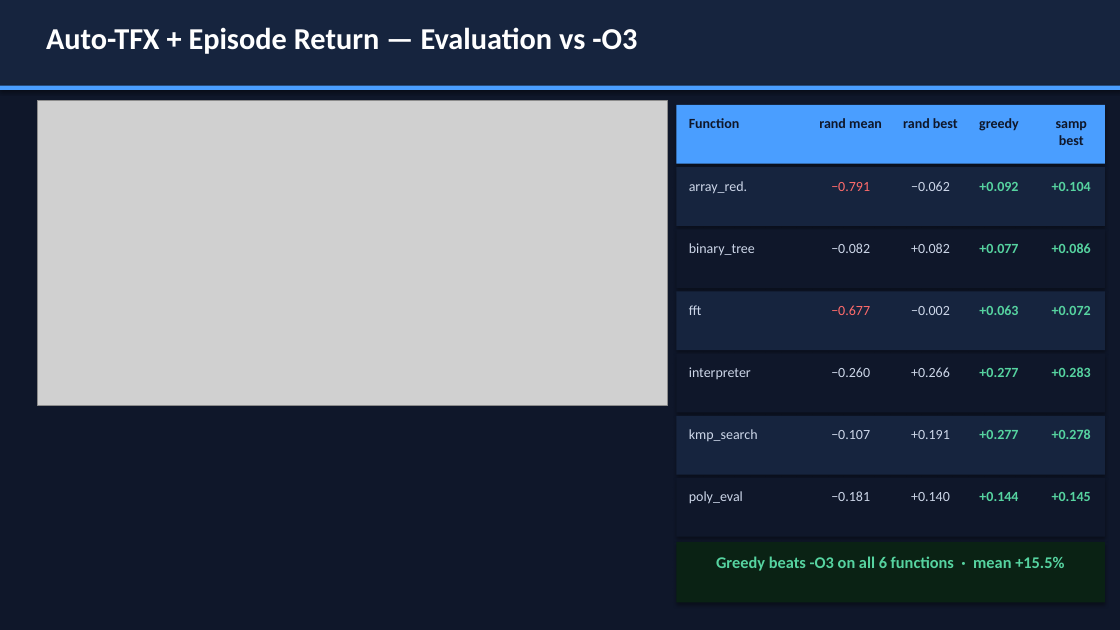
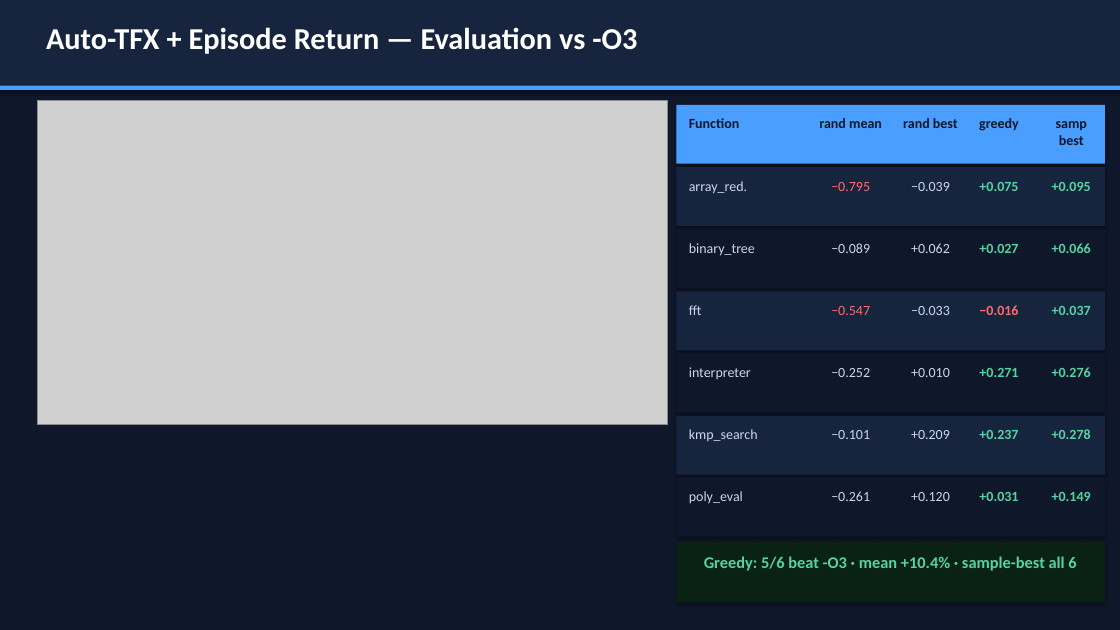
Before and after one commit to eblack-leaf/llvm-lstm, a slide deck: slide 17 of presentation.pptx. Drawn at 1120x630 pixels with LibreOffice and Linux fonts; fonts in the diff are those of the drawing; grey boxes stand for pictures. Boxes give left, top, right and bottom in pixels: in the first picture for what was removed or moved away, otherwise in the second. Text is boxed around its words. In the diff, an @@ line names an element or a change of style, - is before the commit and + after.

```diff
--- a/presentation.pptx
+++ b/presentation.pptx
@@ picture resized from (x1=38, y1=101, x2=668, y2=405) to (x1=38, y1=101, x2=668, y2=424) @@
@@ text at (x1=831, y1=182, x2=870, y2=191): text changed @@
-−0.791
+−0.795
@@ text at (x1=911, y1=182, x2=950, y2=191): text changed @@
-−0.062
+−0.039
@@ text at (x1=979, y1=182, x2=1018, y2=191): text changed @@
-+0.092
++0.075
@@ text at (x1=1052, y1=182, x2=1091, y2=191): text changed @@
-+0.104
++0.095
@@ text at (x1=831, y1=243, x2=870, y2=253): text changed @@
-−0.082
+−0.089
@@ text at (x1=911, y1=243, x2=950, y2=253): text changed @@
-+0.082
++0.062
@@ text at (x1=979, y1=244, x2=1018, y2=253): text changed @@
-+0.077
++0.027
@@ text at (x1=831, y1=306, x2=870, y2=315): text changed @@
-−0.677
+−0.547
@@ text at (x1=911, y1=306, x2=950, y2=315): text changed @@
-−0.002
+−0.033
@@ text at (x1=979, y1=305, x2=1018, y2=315): text changed; text colour #56D3A0 to #FF6B6B @@
-+0.063
+−0.016
@@ text at (x1=1052, y1=306, x2=1091, y2=315): text changed @@
-+0.072
++0.037
@@ text at (x1=831, y1=368, x2=870, y2=377): text changed @@
-−0.260
+−0.252
@@ text at (x1=911, y1=368, x2=950, y2=377): text changed @@
-+0.266
++0.010
@@ text at (x1=979, y1=368, x2=1018, y2=377): text changed @@
-+0.277
++0.271
@@ text at (x1=1052, y1=367, x2=1091, y2=377): text changed @@
-+0.283
++0.276
@@ text at (x1=831, y1=430, x2=870, y2=439): text changed @@
-−0.107
+−0.101
@@ text at (x1=911, y1=430, x2=950, y2=439): text changed @@
-+0.191
++0.209
@@ text at (x1=979, y1=430, x2=1018, y2=439): text changed @@
-+0.277
++0.237
@@ text at (x1=831, y1=491, x2=870, y2=501): text changed @@
-−0.181
+−0.261
@@ text at (x1=911, y1=492, x2=950, y2=501): text changed @@
-+0.140
++0.120
@@ text at (x1=979, y1=492, x2=1018, y2=501): text changed @@
-+0.144
++0.031
@@ text at (x1=1052, y1=492, x2=1091, y2=501): text changed @@
-+0.145
++0.149
@@ text at (x1=704, y1=556, x2=1076, y2=571): text changed @@
-Greedy beats -O3 on all 6 functions · mean +15.5%
+Greedy: 5/6 beat -O3 · mean +10.4% · sample-best all 6
```
Also in this commit, not shown: 7 other slides changed, 3 slides added, 4 other files.
